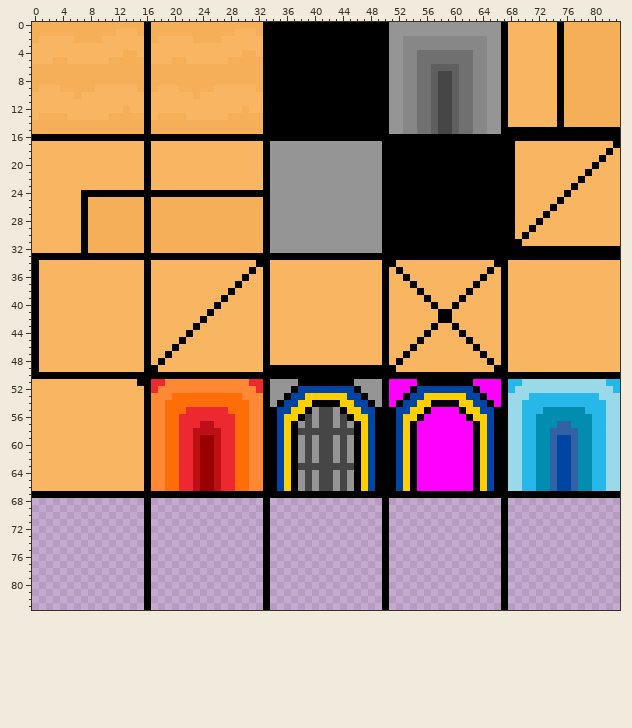
Sprite sheet, stored at Resources/DesertTileset.png. This is how it looked before the edit.
The file is 84x84 pixels.
After the commit:
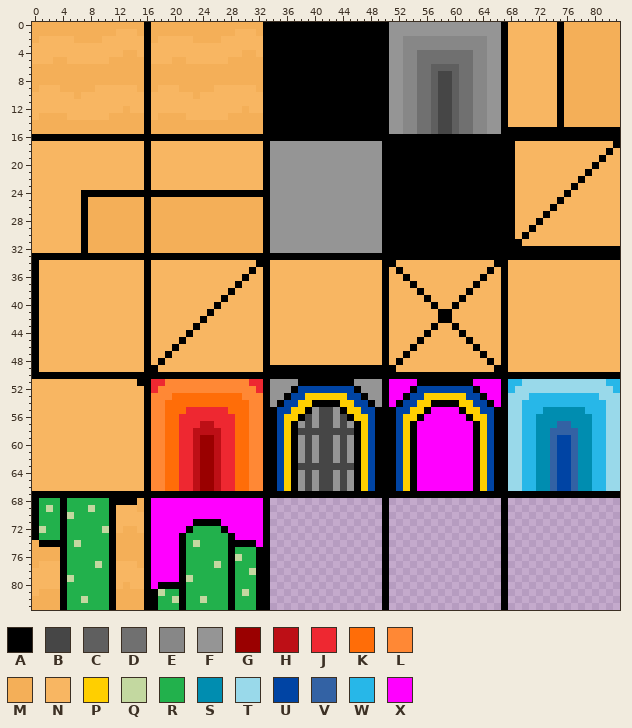
Palette (. is transparent): A #000000  B #464646  C #5f5f5f  D #707070  E #878787  F #959595  G #9a0000  H #bd0f16  J #ee2831  K #ff6d08  L #ff8835  M #f4af58  N #f8b662  P #ffcf00  Q #c3d8a0  R #22b14c  S #008db0  T #99d9ea  U #0044a4  V #3362a4  W #27b7e8  X #ff00ff
Author's note on the commit: added small design to desert biome
Diff:
{"y":68,"x":0,"old":"................","new":"ARRRARRRRRRAAAAM"}
{"y":68,"x":17,"old":"................","new":"XXXXXXXXXXXXXXXX"}
{"y":69,"x":0,"old":"................","new":"ARQRARRRQRRANNNM"}
{"y":69,"x":17,"old":"................","new":"XXXXXXXXXXXXXXXX"}
{"y":70,"x":0,"old":"................","new":"ARRRAQRRRRRANNNN"}
{"y":70,"x":17,"old":"................","new":"XXXXXXXXXXXXXXXX"}
{"y":71,"x":0,"old":"................","new":"ARRRARRRRRRANNNN"}
{"y":71,"x":17,"old":"................","new":"XXXXXXAAAAXXXXXX"}
{"y":72,"x":0,"old":"................","new":"AQRRARRRRRQANMMN"}
{"y":72,"x":17,"old":"................","new":"XXXXXARRRRAXXXXX"}
{"y":73,"x":0,"old":"................","new":"ARRRARRRRRRAMMMM"}
{"y":73,"x":17,"old":"................","new":"XXXXARRRRRRAXXXX"}
{"y":74,"x":0,"old":"................","new":"MAAAARQRRRRAMMMM"}
{"y":74,"x":17,"old":"................","new":"XXXXARQRRRRAAAAX"}
{"y":75,"x":0,"old":"................","new":"MMMMARRRRRRAMMMM"}
{"y":75,"x":17,"old":"................","new":"XXXXARRRRRRARRRA"}
{"y":76,"x":0,"old":"................","new":"MMMMARRRRRRAMMMM"}
{"y":76,"x":17,"old":"................","new":"XXXXARRRRRRAQRRA"}
{"y":77,"x":0,"old":"................","new":"MNNNARRRRQRANNNM"}
{"y":77,"x":17,"old":"................","new":"XXXXARRRRQRARRRA"}
{"y":78,"x":0,"old":"................","new":"NNNNARRRRRRANNNN"}
{"y":78,"x":17,"old":"................","new":"XXXXARRRRRRARRQA"}
{"y":79,"x":0,"old":"................","new":"NNNNAQRRRRRANNNN"}
{"y":79,"x":17,"old":"................","new":"XXXXAQRRRRRARRRA"}
{"y":80,"x":0,"old":"................","new":"NNNNARRRRRRANMNN"}
{"y":80,"x":17,"old":"................","new":"XAAAARRRRRRARRRA"}
{"y":81,"x":0,"old":"................","new":"NMMMARRRRRRAMMMM"}
{"y":81,"x":17,"old":"................","new":"AQRRARRRRRRARQRA"}
{"y":82,"x":0,"old":"................","new":"MMMMARRQRRRAMMMM"}
{"y":82,"x":17,"old":"................","new":"ARRQARRQRRRARRRA"}
{"y":83,"x":0,"old":"................","new":"MMMMARRRRRRAMMMM"}
{"y":83,"x":17,"old":"................","new":"ARRRARRRRRRARRRA"}
{"label":"added","picture_box":[32,498,263,610]}
